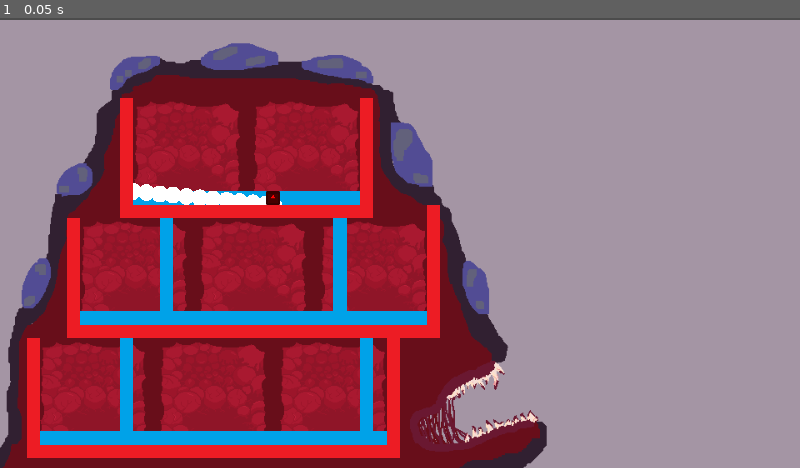
Above: before the commit, frame 1.
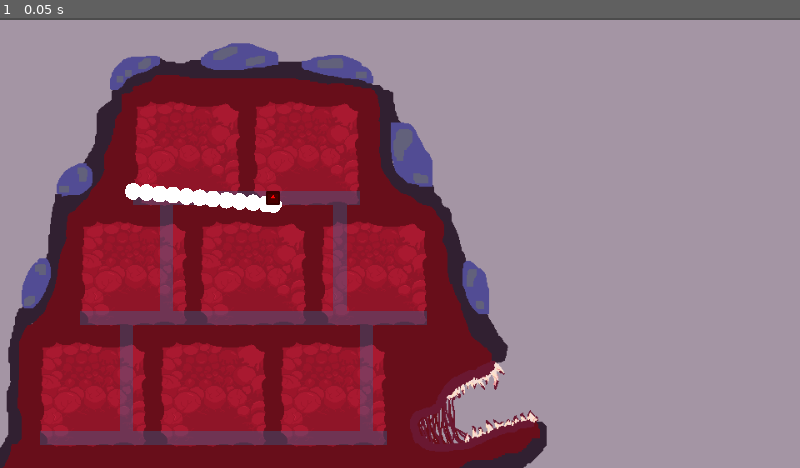
Above: after the commit, the same moment.

Repository: schnuet/ld-game-2020-4
Game: Godot game, scene res://objects/TestRoom.tscn
The game is run twice, just before and just after one commit, with the same random seed, the same clock (stepped at 60 frames per second) and the same inputs. This scene is started directly instead of the project's main scene. The engine's default icon, where the game draws it, is replaced by a stand-in: a white triangle on a blue panel in a dark square.
Inputs:
- Up to frame 1 (0.05 s): no input

The runs differ from the first frame. In frame 1, 10% of the frame differs, in the area x 3-55%, y 17-98%.

Commit message:
finish minion movement

Diff:
--- a/objects/MinionController.gd
+++ b/objects/MinionController.gd
@@ -29,7 +29,10 @@
 var current_state = State.OnGround
 
 func move_to_pos(pos):
-	target_pos = pos
+
+	current_ladder_movement = 0
+	var path = nav2D.get_simple_path(global_position, pos)
+	target_pos = path[path.size() - 1]
 
 
 # Called when the node enters the scene tree for the first time.
@@ -60,8 +63,8 @@
 
 	var vec_to_target_pos = path[1] - position
 
-	var ladder_usage_direction = _ladder_usage_direction(vec_to_target_pos)
 	if current_state == State.AtLadder:
+		var ladder_usage_direction = _ladder_usage_direction(vec_to_target_pos)
 		#print_debug("At Ladder")
 		if ladder_usage_direction == 0:
 
@@ -73,6 +76,8 @@
 
 	elif current_state == State.OnLadder:
 		#print_debug("On Ladder")
+		if current_ladder_movement == 0:
+			current_ladder_movement = _ladder_usage_direction(vec_to_target_pos)
 		if current_ladder_movement == 1:
 			if position.is_equal_approx(ladder_bottom):
 				current_state = State.AtLadder
@@ -117,10 +122,14 @@
 		velocity = move_and_slide(velocity)
 
 func _is_at_target():
-	var extents = $CollisionShape2D.shape.extents
+	var coll_shape = $CollisionShape2D
+	var extents = coll_shape.shape.extents
+	var x_extent = extents.x / 2
+	if current_state == State.OnLadder:
+		x_extent = extents.x * 2
 
-	if abs(global_position.x - target_pos.x) < (extents.x / 2):
-		if abs(global_position.y - target_pos.y) <= (extents.y * 2):
+	if abs(coll_shape.global_position.x - target_pos.x) < (x_extent):
+		if abs(coll_shape.global_position.y - target_pos.y) <= (extents.y * 1.1):
 			return true
 	return false
 
@@ -131,6 +140,8 @@
 		if to_target.y > 0:
 			return 1
 		else:
+			if (global_position + to_target).y < ladder_top.y:
+				return 0
 			return -1
 	return 0
 
--- a/objects/TestRoom.tscn
+++ b/objects/TestRoom.tscn
@@ -138,6 +138,7 @@
 script = ExtResource( 2 )
 
 [node name="Navigation" type="TileMap" parent="Navigation2D"]
+modulate = Color( 1, 1, 1, 0.223529 )
 z_index = -1
 tile_set = SubResource( 5 )
 cell_size = Vector2( 16, 16 )
@@ -157,6 +158,7 @@
 position = Vector2( 152, 432 )
 
 [node name="Collisions" type="TileMap" parent="Navigation2D"]
+visible = false
 tile_set = ExtResource( 8 )
 cell_size = Vector2( 16, 16 )
 format = 1
